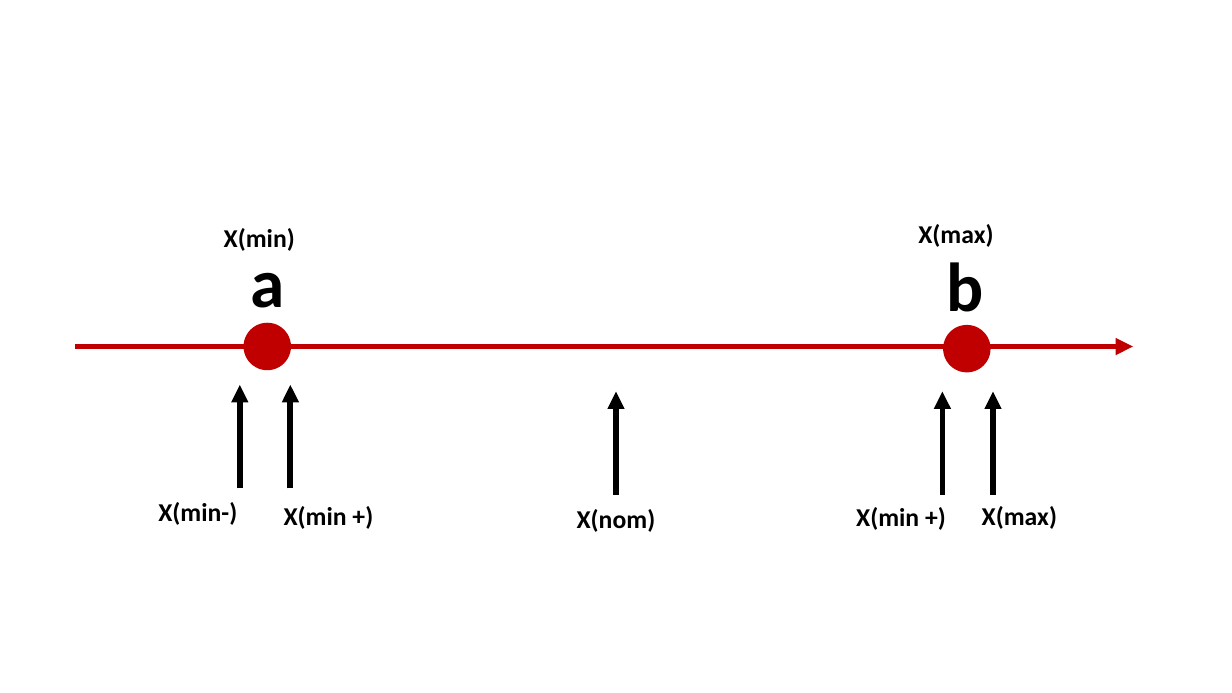
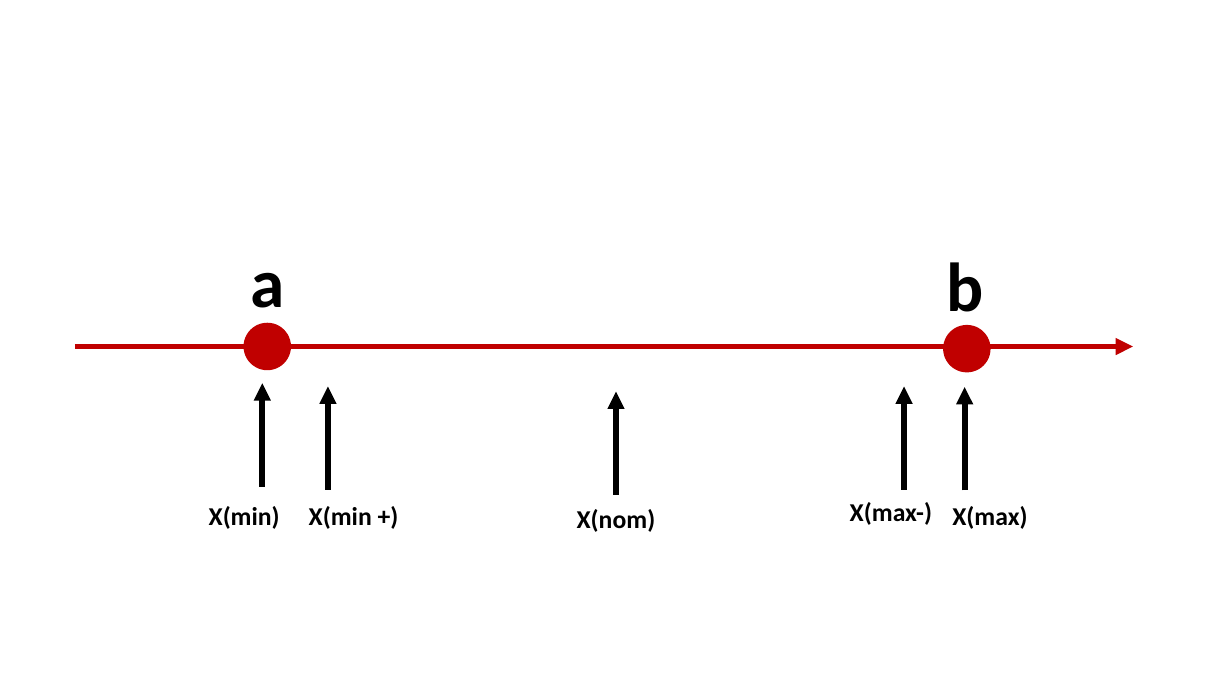
Before and after one commit to mefitzgerald/oof, a slide deck: slide 7 of ws_week5/SlideImages.pptx. Drawn at 1232x693 pixels with LibreOffice and Linux fonts; fonts in the diff are those of the drawing. Boxes give left, top, right and bottom in pixels: in the first picture for what was removed or moved away, otherwise in the second. Text is boxed around its words. In the diff, an @@ line names an element or a change of style, - is before the commit and + after.

```diff
--- a/ws_week5/SlideImages.pptx
+++ b/ws_week5/SlideImages.pptx
@@ text removed at box(224, 228, 295, 251) @@
-X(min)
@@ text removed at box(918, 224, 993, 247) @@
-X(max)
@@ arrow moved from (240, 489) - (240, 385) to (262, 487) - (262, 384) @@
@@ arrow moved from (290, 489) - (290, 385) to (328, 490) - (328, 386) @@
@@ arrow moved from (943, 495) - (943, 392) to (904, 490) - (904, 386) @@
@@ arrow moved from (994, 495) - (994, 392) to (965, 491) - (965, 387) @@
@@ text at box(209, 506, 280, 529): text changed @@
-X(min-)
+X(min)
@@ text "X(min +)": place and size @@
-text "X(min +)" at box(284, 506, 347, 529)
+text "X(min +)" at box(309, 506, 372, 529)
@@ text at box(850, 502, 932, 525): text changed @@
-X(min +)
+X(max-)
@@ text "X(max)": place and size @@
-text "X(max)" at box(982, 506, 1057, 529)
+text "X(max)" at box(952, 506, 1027, 529)
```
Also in this commit, not shown: 2 other files.
